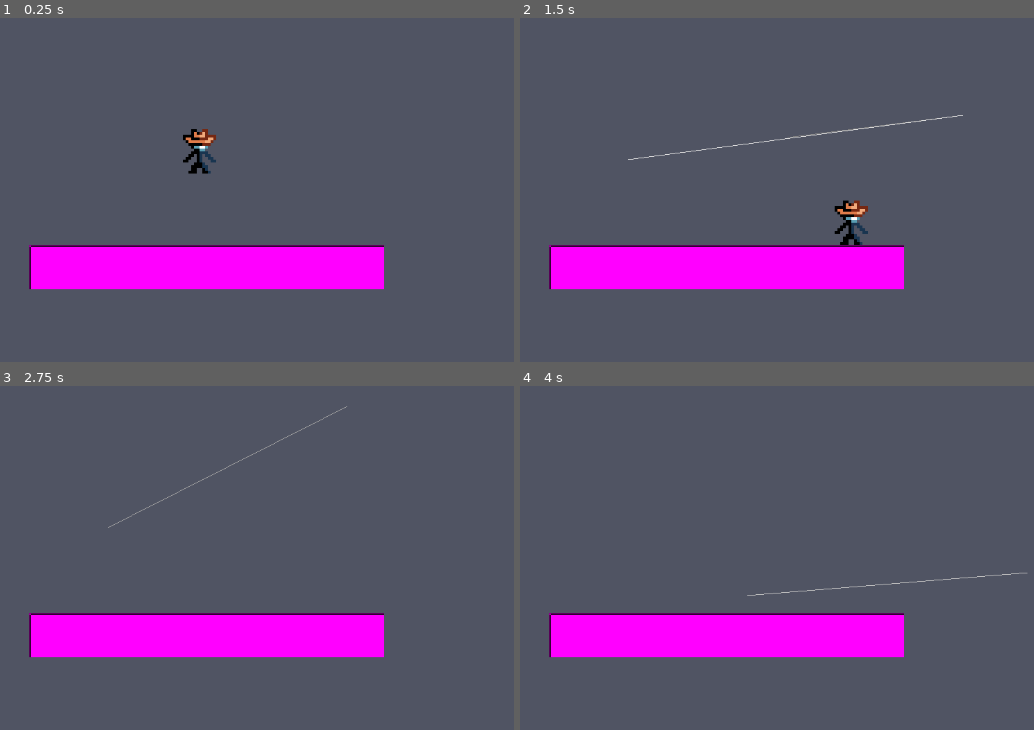
Above: before the commit, frames 1-4 (two rows, left to right).
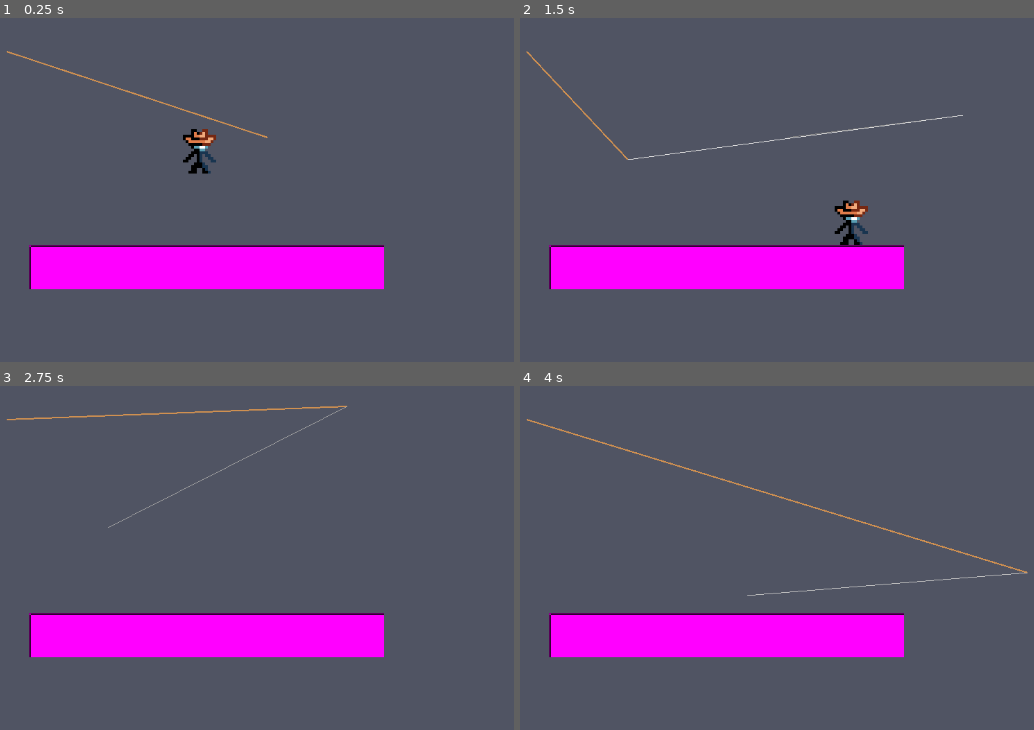
Above: after the commit, the same moments.

Repository: Jcodefox/GMTK-2025
Game: Godot game, scene res://scenes/topscenes/gameplay_topscene.tscn
The game is run twice, just before and just after one commit, with the same random seed, the same clock (stepped at 60 frames per second) and the same inputs.
Inputs (mouse positions are in pixels of both pictures, inside the frame that each line leads up to):
- Up to frame 1 (0.25 s): no input
- Up to frame 2 (1.5 s): move the mouse to (962, 114) at 0.52 s; hold D (move_right) from 0.53 s (still down); tap Space (move_jump) at 0.77 s; move the mouse to (627, 159) at 1.27 s
- Up to frame 3 (2.75 s): tap Space (move_jump) at 1.52 s; move the mouse to (349, 406) at 2.02 s; release D (move_right) at 2.03 s; hold A (move_left) from 2.03 s (still down)
- Up to frame 4 (4 s): tap Enter at 2.75 s; move the mouse to (746, 595) at 2.77 s; release A (move_left) at 2.78 s; hold D (move_right) from 2.78 s (still down); tap Space (move_jump) at 3.02, 3.5, 3.77 s; move the mouse to (1028, 571) at 3.52 s

The runs differ from the first frame. In frame 1, 0.3% of the frame differs, in the area x 1-53%, y 9-35%; in frame 2, 0.2%; in frame 3, 0.3%; in frame 4, 0.5%, in the area x 1-99%, y 9-55%.

Commit message:
Draw lasso

Diff:
--- a/scenes/prefabs/lasso.tscn
+++ b/scenes/prefabs/lasso.tscn
@@ -3,7 +3,8 @@
 [ext_resource type="Script" uid="uid://cbx6oc7sy20ab" path="res://scripts/prefabs/lasso_v2.gd" id="1_vaqmv"]
 
 [node name="Lasso" type="Line2D"]
-width = 4.0
+width = 2.0
+default_color = Color(0.81, 0.56295, 0.3159, 1)
 script = ExtResource("1_vaqmv")
 
 [node name="Area2D" type="Area2D" parent="."]
--- a/scripts/prefabs/lasso_v2.gd
+++ b/scripts/prefabs/lasso_v2.gd
@@ -18,6 +18,8 @@
 
 func _process(delta: float):
 	cumulative_delta += delta
+
+	points = PackedVector2Array([Vector2(200, 200), get_local_mouse_position()])
 
 	line_vertex_positions.push_back(get_local_mouse_position())
 	line_vertex_time.push_back(cumulative_delta)
